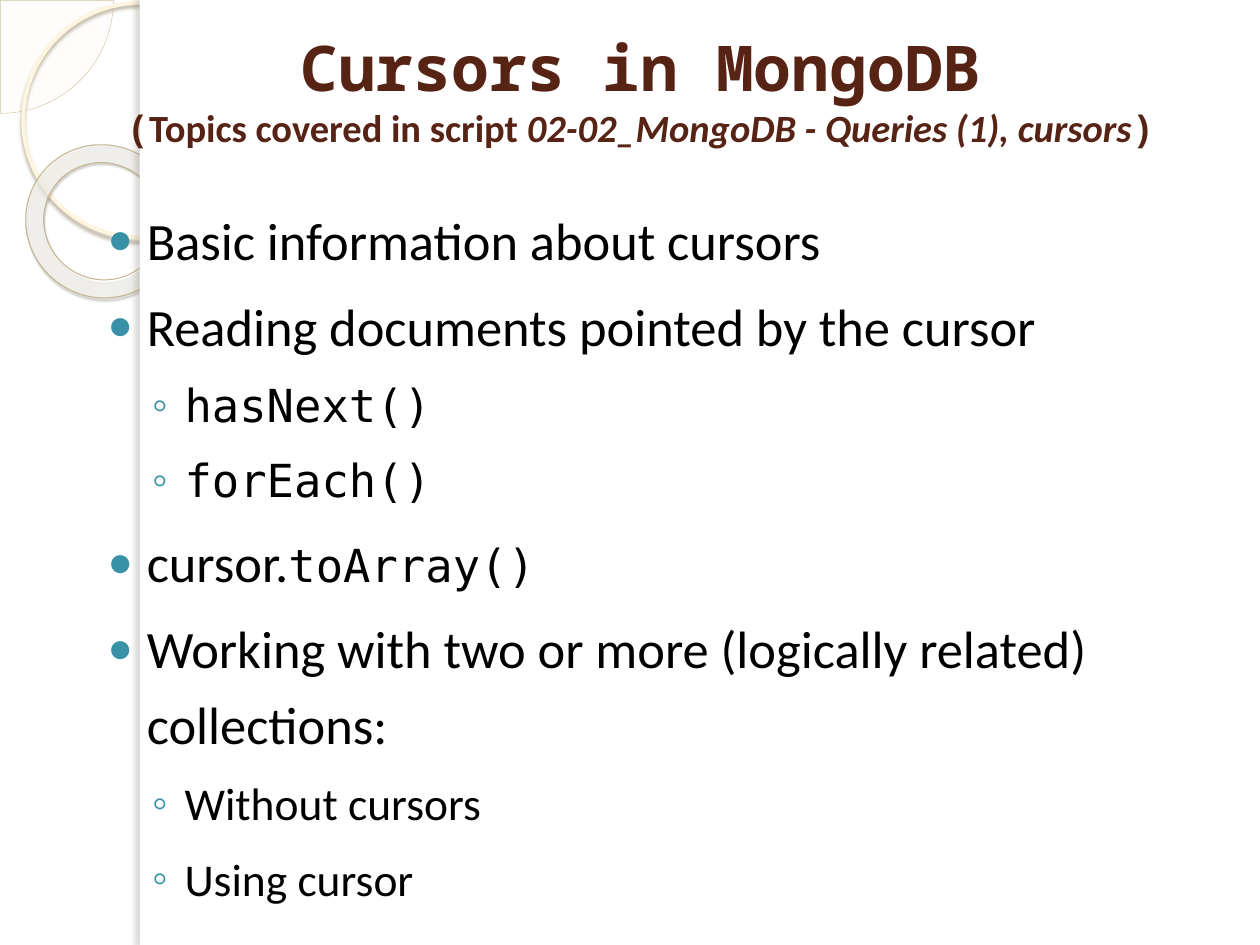
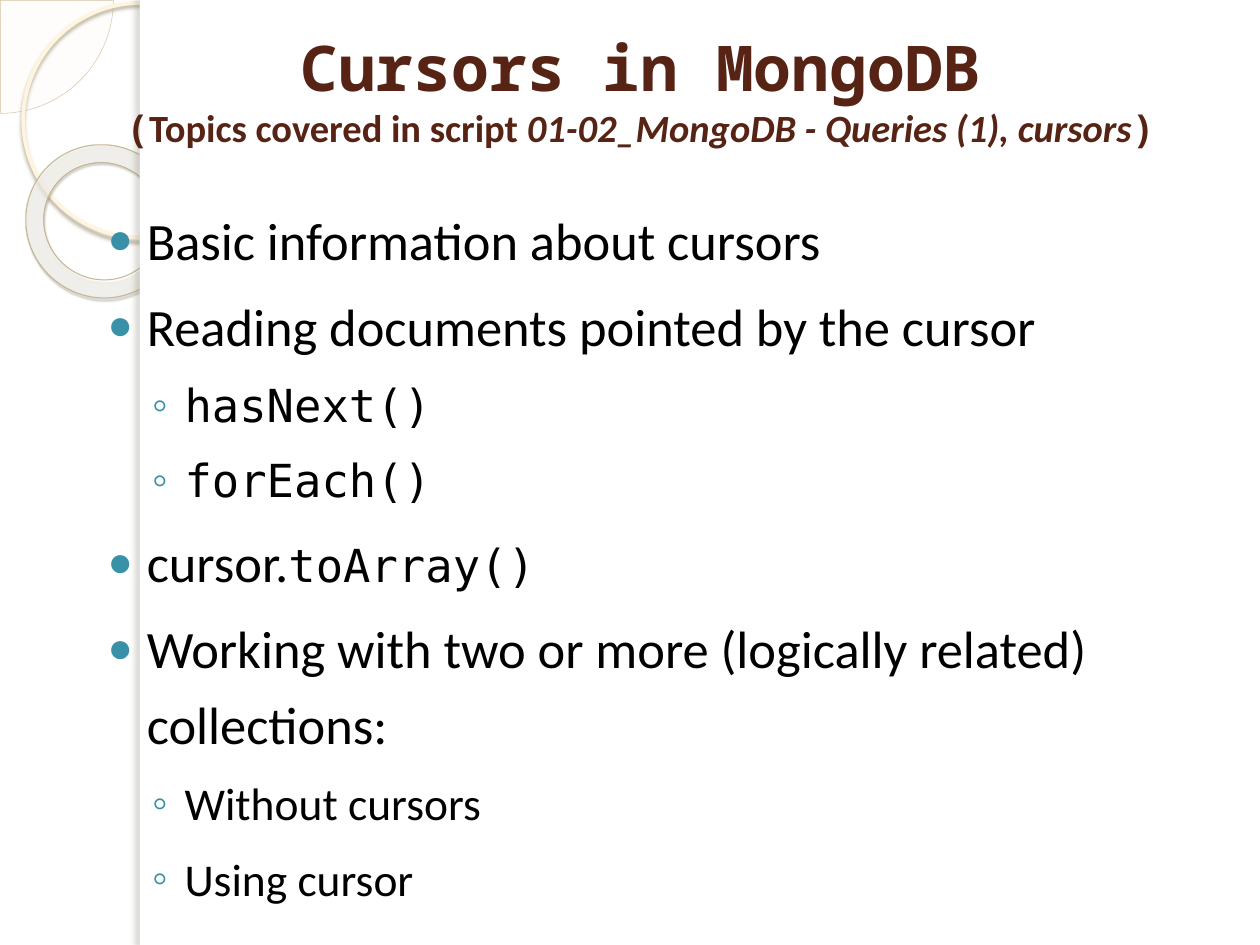
Before and after one commit to marinfotache/Polyglot-Persistence-and-Big-Data, a slide deck: slide 19 of 01 Document Databases. MongoDB/01 Document_DB__MongoDB.pptx. Drawn at 1260x945 pixels with LibreOffice and Linux fonts; fonts in the diff are those of the drawing; background and template pictures are left out. Boxes give left, top, right and bottom in pixels: in the first picture for what was removed or moved away, otherwise in the second. Text is boxed around its words. In the diff, an @@ line names an element or a change of style, - is before the commit and + after.

```diff
--- a/01 Document Databases. MongoDB/01 Document_DB__MongoDB.pptx
+++ b/01 Document Databases. MongoDB/01 Document_DB__MongoDB.pptx
@@ title at (126,42,1155,152): text changed @@
-Cursors in MongoDB
-(Topics covered in script 02-02_MongoDB - Queries (1), cursors)
+Cursors in MongoDB
+(Topics covered in script 01-02_MongoDB - Queries (1), cursors)
```
Also in this commit, not shown: 6 other slides changed, 1 slide added, 2 other files.
